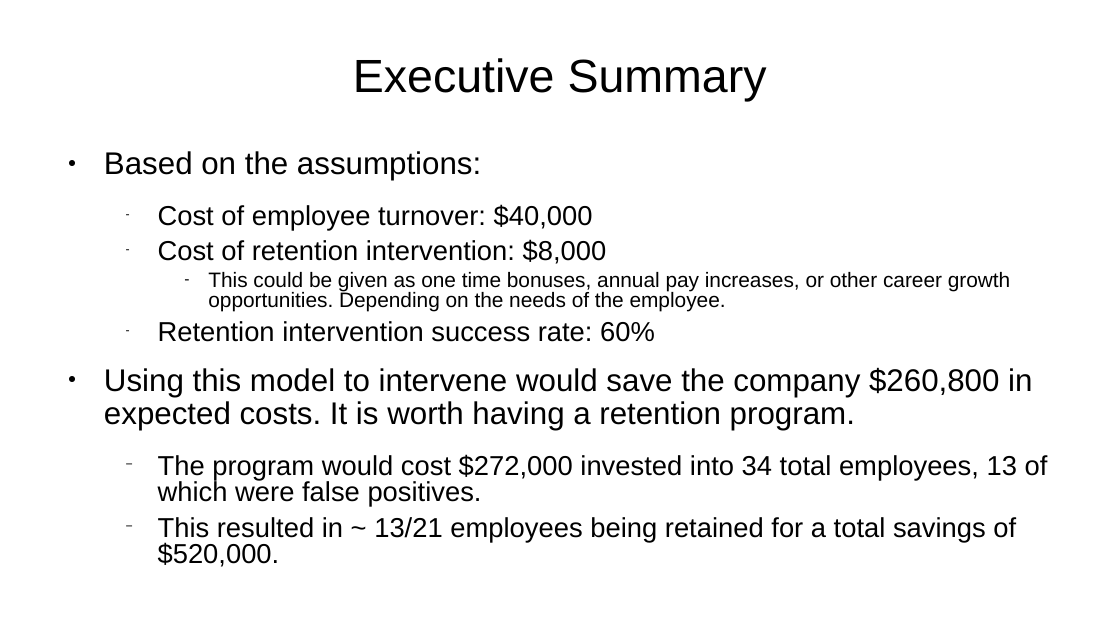
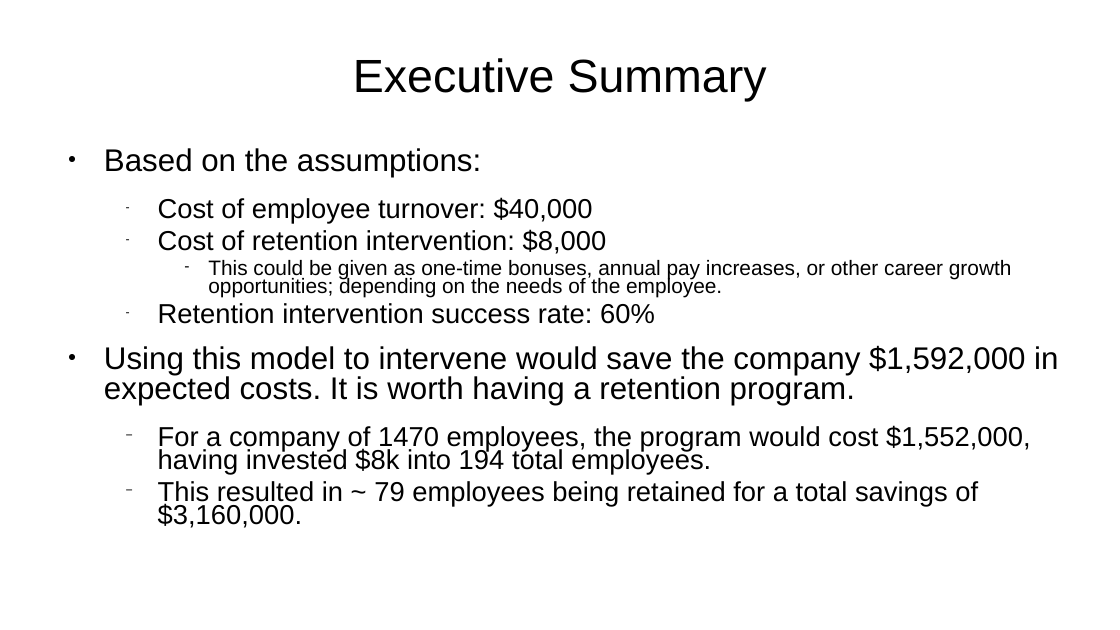
Before and after one commit to sbowler/project-one, a slide deck: slide 3 of presentations/project2_presentation.pptx. Drawn at 1120x630 pixels with LibreOffice and Linux fonts; fonts in the diff are those of the drawing; background and template pictures are left out. Boxes give left, top, right and bottom in pixels: in the first picture for what was removed or moved away, otherwise in the second. Text is boxed around its words. In the diff, an @@ line names an element or a change of style, - is before the commit and + after.

```diff
--- a/presentations/project2_presentation.pptx
+++ b/presentations/project2_presentation.pptx
@@ text at (104, 148, 655, 324): line spacing 0.9 to 0.8; line spacing 0.8 to 0.7 @@
@@ text at (208, 260, 1012, 297): text changed @@
-      – This could be given as one time bonuses, annual pay increases, or other career growth opportunities. Depending on the needs of the employee.
+      – This could be given as one-time bonuses, annual pay increases, or other career growth opportunities; depending on the needs of the employee.
@@ text at (104, 345, 1058, 528): text changed @@
-● Using this model to intervene would save the company $260,800 in expected costs. It is worth having a retention program.
-    − The program would cost $272,000 invested into 34 total employees, 13 of which were false positives.
-    − This resulted in ~ 13/21 employees being retained for a total savings of $520,000.
+● Using this model to intervene would save the company $1,592,000 in expected costs. It is worth having a retention program.
+    − For a company of 1470 employees, the program would cost $1,552,000, having invested $8k into 194 total employees.
+    − This resulted in ~ 79 employees being retained for a total savings of $3,160,000.
```
Also in this commit, not shown: 9 other slides changed, 2 slides removed, 2 other files.
